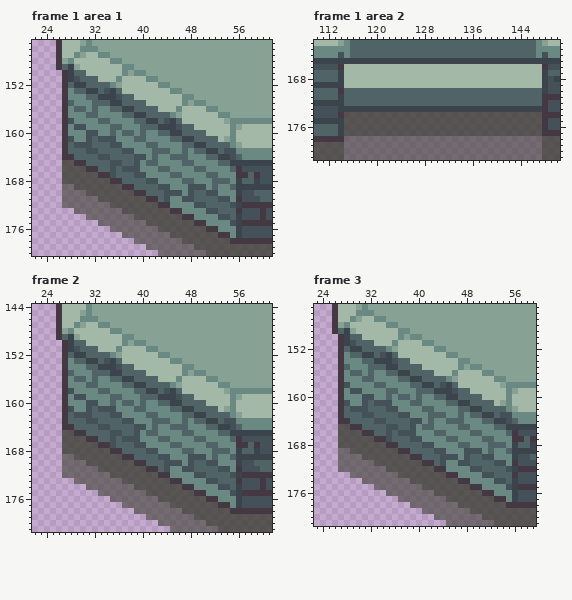
Pixel-art file -- assets/02_architecture/02_palud/fountain.aseprite. Above, as it was before the edit.
276x221 pixels, 3 frames. Colours within 5 levels of each other are drawn and written as one. Shown: frame 1 area 1: x 22..61, y 145..180; frame 1 area 2: x 110..150, y 162..181; frame 2: x 22..61, y 144..181; frame 3: x 23..59, y 145..181. The commit also changed other frames or places, which this record leaves out.
After:
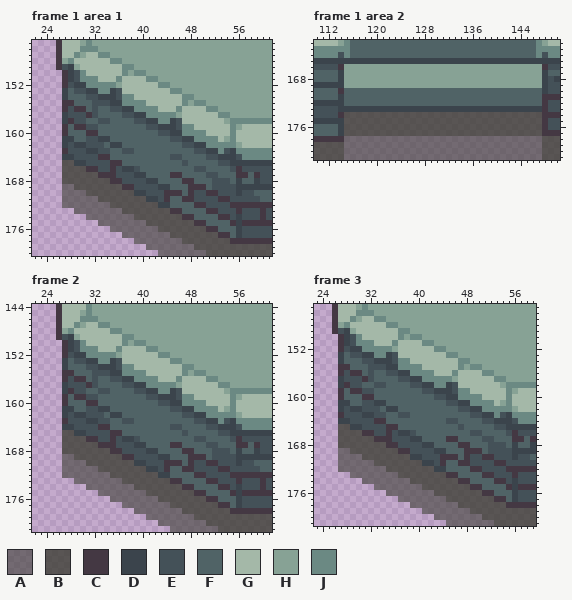
Palette (. is transparent): A #3b3e3396  B #3b3e33c8  C #443843  D #3b444c  E #445158  F #506366  G #a4b8a8  H #87a295  J #6b8983
The author wrote: fountain touch ups
The exact change:
Changed rows in their new state; - is an unchanged pixel.
Frame 1 area 1, layers "fontaine/edge", "fontaine/texture":
first column x 27:
149 E-----------------------------
150 --EJ--------------------------
151 ---JJJ------------------------
152 -E--JJJJ----------------------
153 DFEE--JJ-E--------------------
154 DFFFEE----JJ------------------
155 -CFFFEEE--JJJJ----------------
156 -ECCFEFFEE--JJJJ--------------
157 DEEECEFFFFEE--JJJJ------------
158 DCEEFFEEFFFFEE--JJ-E----------
159 -FCCEEFF--FFF-EE----JJ--------
160 -FFFCCFF-F--F-FFEE--JJJJ------
161 DDFF-EDDFFFF--FFFFEE--JJJJ----
162 DEDD-EE-DDFFFF--FFFFEE--JJJJ--
163 -EEEDDEE----FFF---FF-FEE--J-D-
164 DDEEEECC----FFF-FFEE-FFFEE--DE
165 --DDEEEECC--FF--FFFFE-FFFFEE--
166 ------EECEDD-FFF--FFFFEEFFFFE-
167 --------CEEEDDFFFFCCFFFFEEFFF-
168 ----------EEEEDDFFFFCCFFFEEEF-
169 ------------EEEEDDFFFCCCFEEEE-
170 ------------DDEEECCCFCEECCEEE-
171 --------------DDECFFCCEEEECCEE
172 ----------------DDFFFFCCEEEECC
173 --------------------FFFFCCEEE-
174 ----------------------FFFFCCE-
175 ------------------------FFFFC-
176 --------------------------FFF-
177 ----------------------------F-
Frame 1 area 2, layer "fontaine/baseShape":
first column x 115:
166 HHHHHHHHHHHHHHHHHHHHHHHHHHHHHHHHH
167 HHHHHHHHHHHHHHHHHHHHHHHHHHHHHHHHH
168 HHHHHHHHHHHHHHHHHHHHHHHHHHHHHHHHH
169 HHHHHHHHHHHHHHHHHHHHHHHHHHHHHHHHH
Frame 2, layers "fontaine/edge", "fontaine/texture": the same change as frame 1 area 1
Frame 3, layers "fontaine/edge", "fontaine/texture": the same change as frame 1 area 1
Changed places in both pictures, as pixel boxes (x1, y1, x2, y2):
changed: (62, 64, 242, 238)
changed: (344, 64, 542, 88)
changed: (62, 334, 242, 508)
changed: (338, 328, 518, 502)
